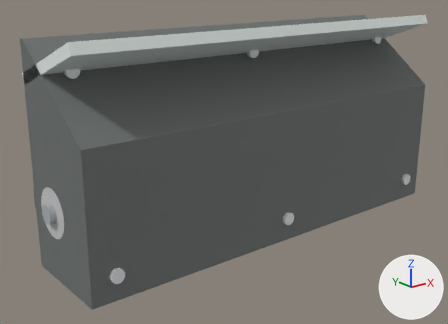
A saved change to the glTF model viewer/data/models/stagnant.glb.
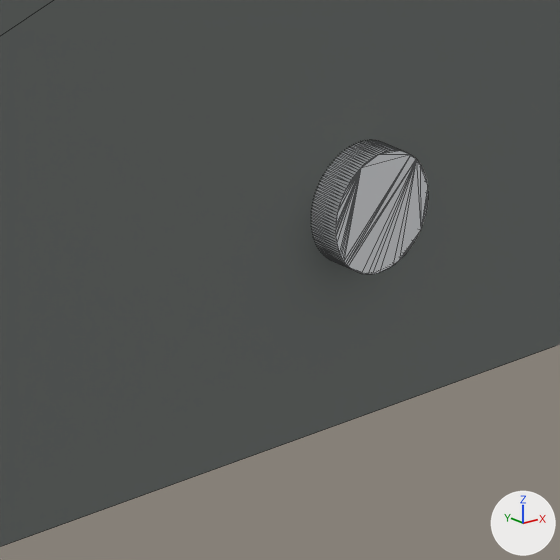
The first picture shows the older version from a 50 mm camera at (-123.0, -142.3, 47.7) aimed at (-9.2, -0.1, -9.2). The close-ups show the older and then the newer version on the part from 56% to 69% of the width and 61% to 78% of the height of that picture. Only the edits that show in the close-ups are written down. Lighting does not change. The marker at lower right points along +X, +Y and +Z. The close-ups show mesh edges as thin lines.

Objects in the first close-up: 'chassis', 'dt_screw_4'.
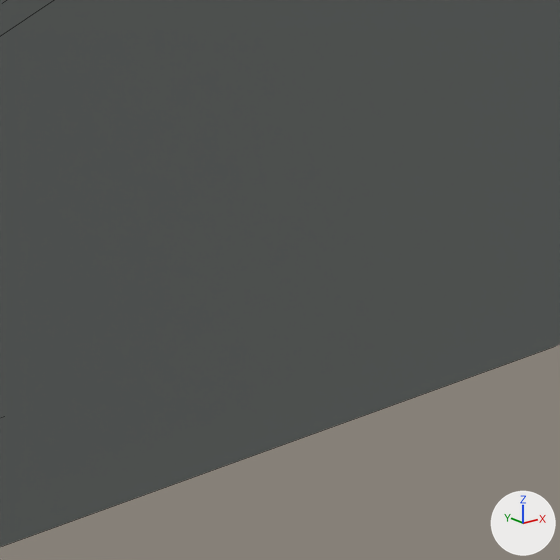
What the commit changed:
Object 'dt_screw_4' (ob_dt_screw_4) is deleted.

Pixel boxes [x1, y1, x2, y2] of what changed, in the close-ups (560 x 560 px):
'dt_screw_4', deleted
    before: [312, 140, 428, 274]
